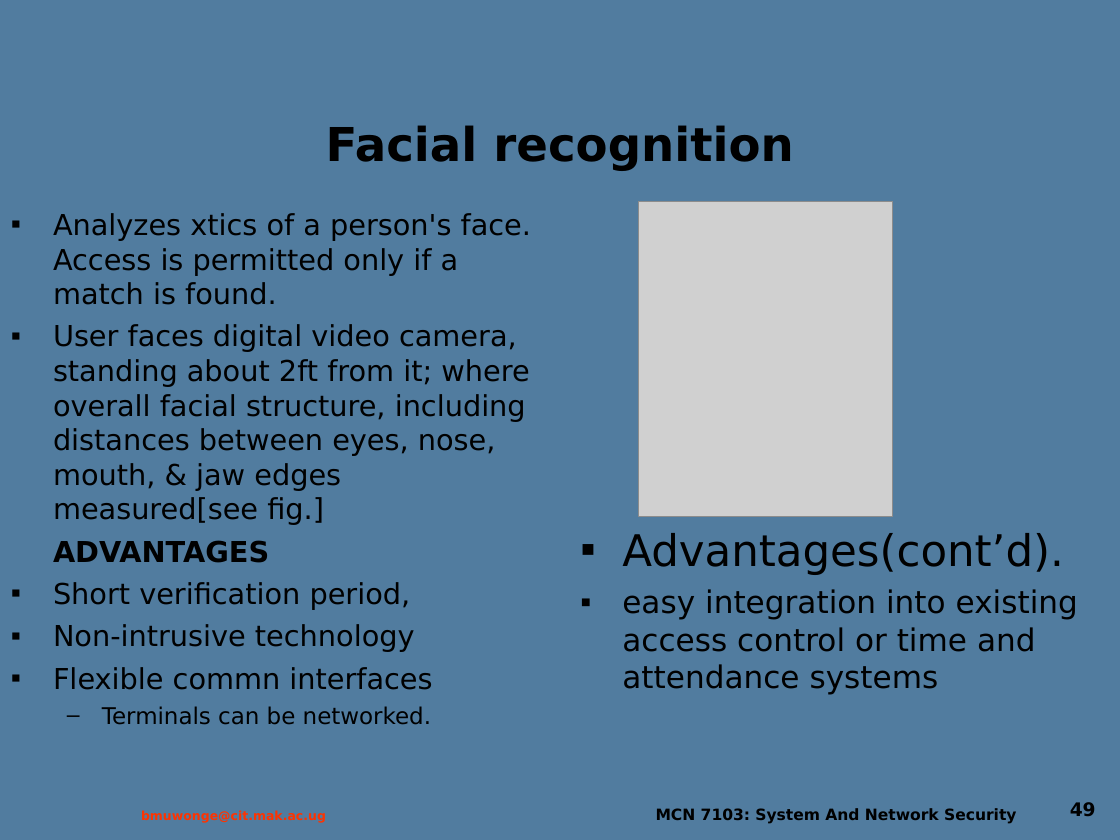
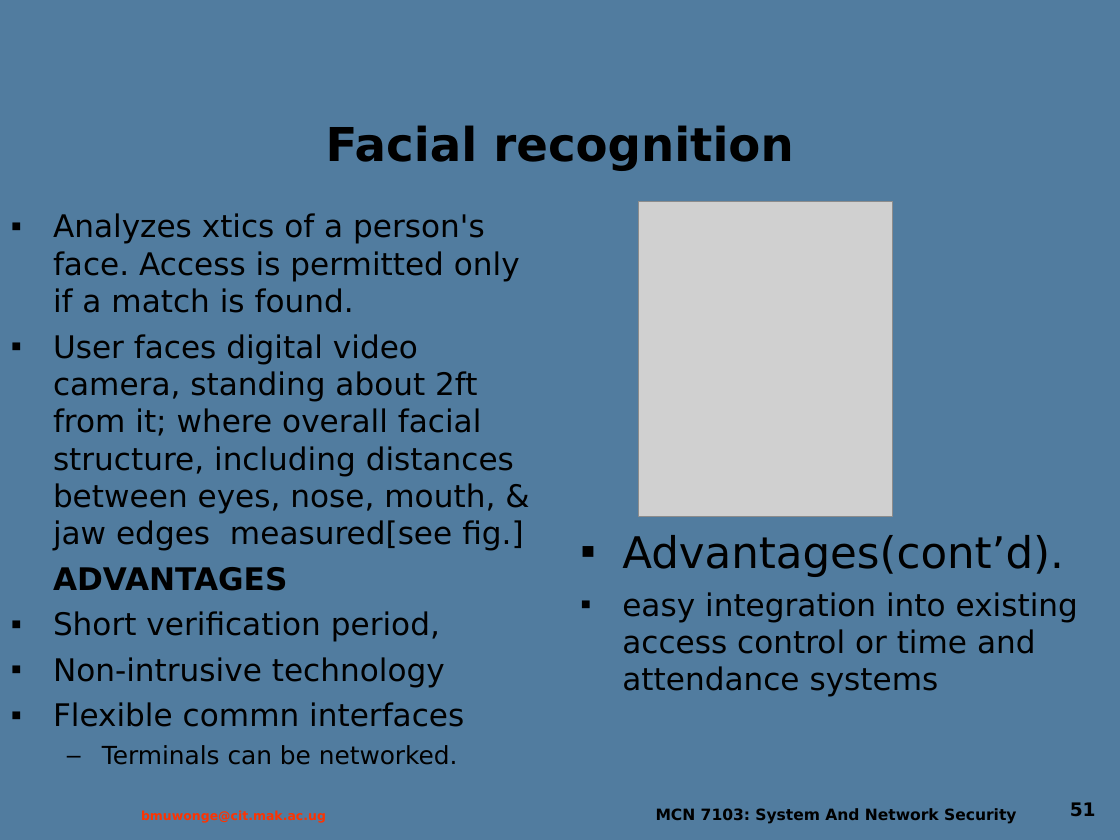
Before and after one commit to Dihfahsih1/Masters-Software-Engineering, a slide deck: slide 51 of yr-sem1/System and Network Security/Lecture_5.ppt (slide 49 before the commit). Drawn at 1120x840 pixels with LibreOffice and Linux fonts; fonts in the diff are those of the drawing; grey boxes stand for pictures; background and template pictures are left out. Boxes give left, top, right and bottom in pixels: in the first picture for what was removed or moved away, otherwise in the second. Text is boxed around its words. In the diff, an @@ line names an element or a change of style, - is before the commit and + after.

```diff
--- a/yr-sem1/System and Network Security/Lecture_5.ppt
+++ b/yr-sem1/System and Network Security/Lecture_5.ppt
@@ text "Analyzes xtics of a person's ..." at <box>53,213,523,765</box>: size 18.5 to 20 pt; size 14.8 to 16 pt in "Terminals can be networked." @@
@@ page number at <box>1070,802,1096,816</box>: text changed @@
-49
+51
```
Also in this commit, not shown: 8 other slides changed, 2 slides added, 8 other files.
